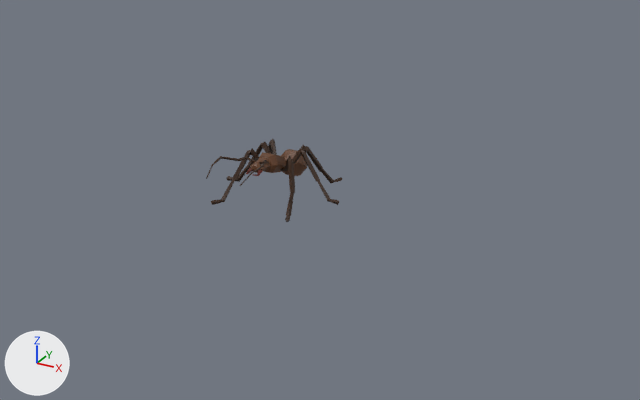
A saved change to the Blender file art/assets.blend.
The view is the same before and after, from a 50 mm camera at (2.77, -4.53, 2.26) aimed at (0.28, -0.01, 0.0). The lights are fixed; the arrows at lower left show +X, +Y and +Z. The first picture is the older version. Mesh edges are drawn as thin lines on the coarser meshes.

Names of what the first picture shows: 'ant_original'.
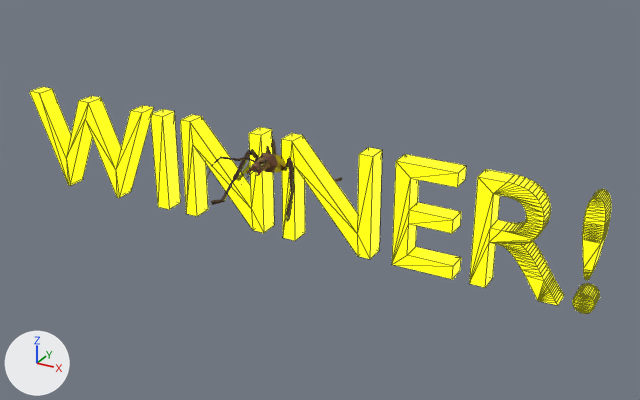
Commit message: "Winner!" on completion

Boxes [x1, y1, x2, y2] around the edits, measured in the pictures (640 x 400 px):
'Text.001', added: after [29, 87, 611, 313]

The change, as a list of edits to the scene's bpy script:
```text
Add mat_winner_text:
    mat_winner_text = principled_material('winner_text')
    mat_winner_text.base_color = (0.598, 1.0, 0.0)  # green #cbff00
    mat_winner_text.emission_color = (0.987, 1.0, 0.0)  # yellow #feff00
    mat_winner_text.emission_strength = 1.93
Add me_text_001:
    me_text_001.from_pydata(...)  # 530 vertices, 767 faces; spans x -2.11..2.04, y -0.31..0.39, z -0.07..0.07
    me_text_001.materials.append(mat_winner_text)  # green #cbff00, glowing yellow #feff00
Add ob_text_001:
    ob_text_001 = bpy.data.objects.new('Text.001', me_text_001)
    ob_text_001.location = (0.0, 0.0, 0.0)
    ob_text_001.rotation_euler = (1.571, 0.0, 0.0)  # degrees (90, 0, 0)
```
